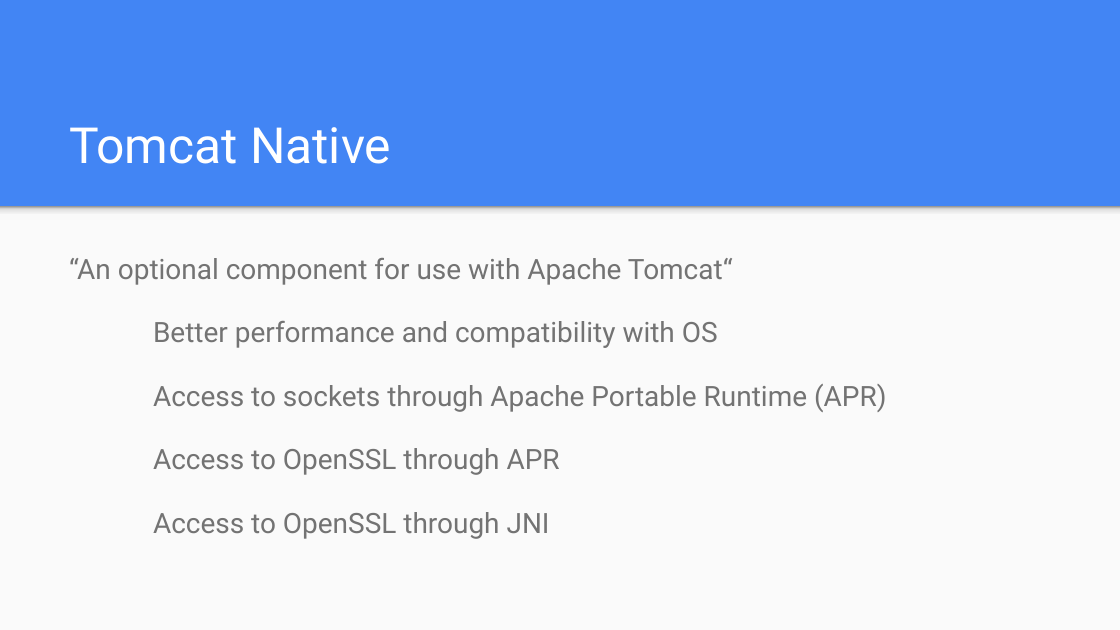
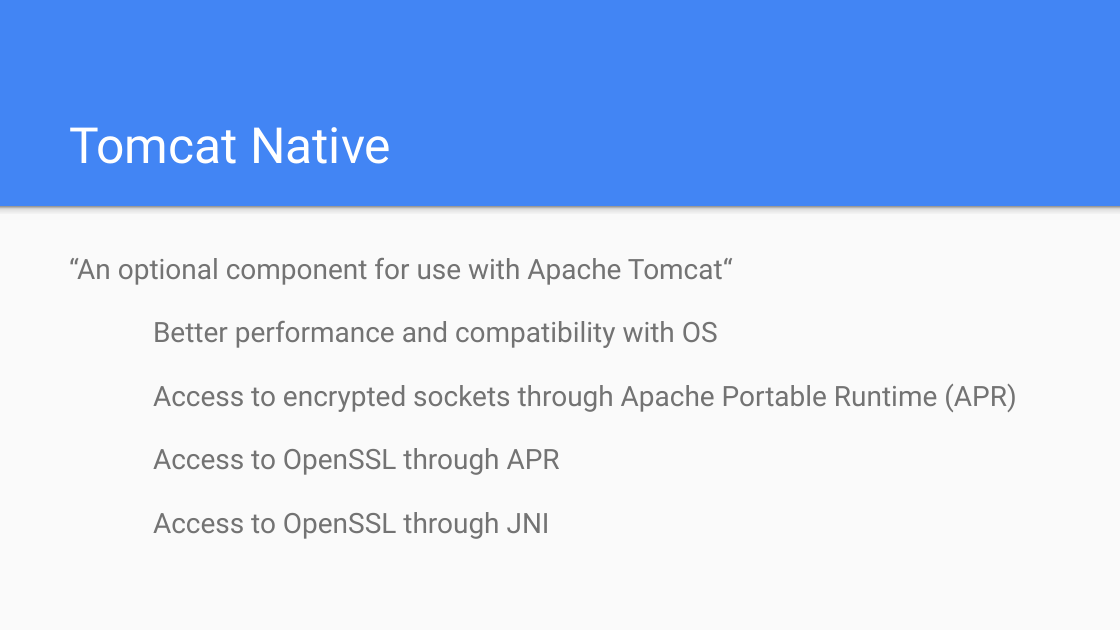
Before and after one commit to jocelynthode/tomcat-native2-doc, a slide deck: slide 5 of initial_presentation.pptx (slide 4 before the commit). Drawn at 1120x630 pixels with LibreOffice and Linux fonts; fonts in the diff are those of the drawing. Boxes give left, top, right and bottom in pixels: in the first picture for what was removed or moved away, otherwise in the second. Text is boxed around its words. In the diff, an @@ line names an element or a change of style, - is before the commit and + after.

```diff
--- a/initial_presentation.pptx
+++ b/initial_presentation.pptx
@@ text at bbox=[153, 384, 1016, 412]: text changed @@
-Access to sockets through Apache Portable Runtime (APR)
+Access to encrypted sockets through Apache Portable Runtime (APR)
```
Also in this commit, not shown: 5 other slides changed, 3 slides removed, 1 other file.
